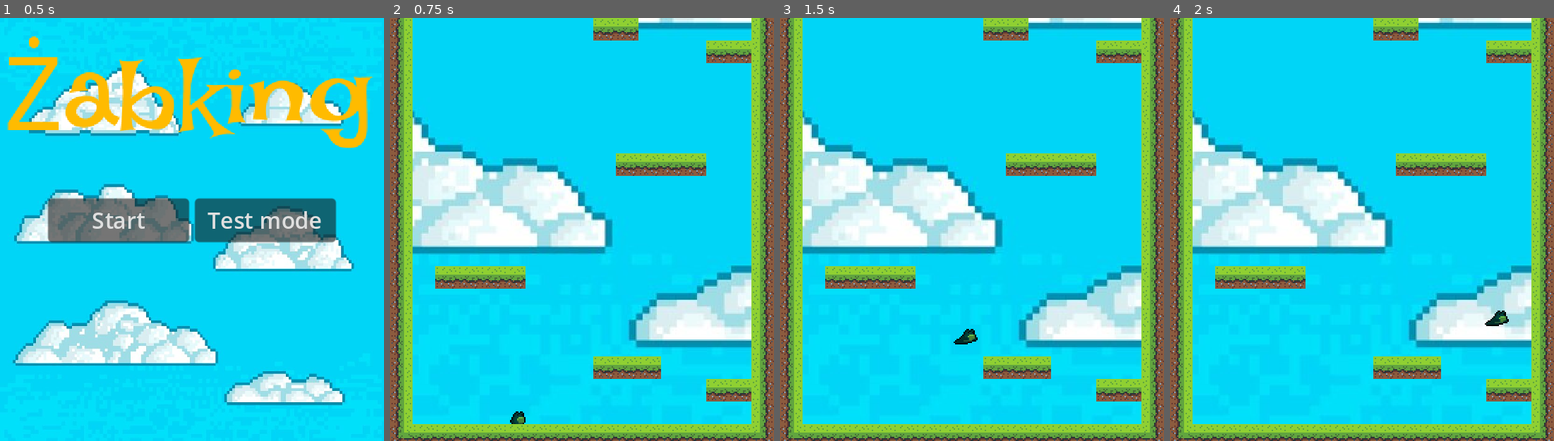
Above: before the commit, frames 1-4 (left to right).
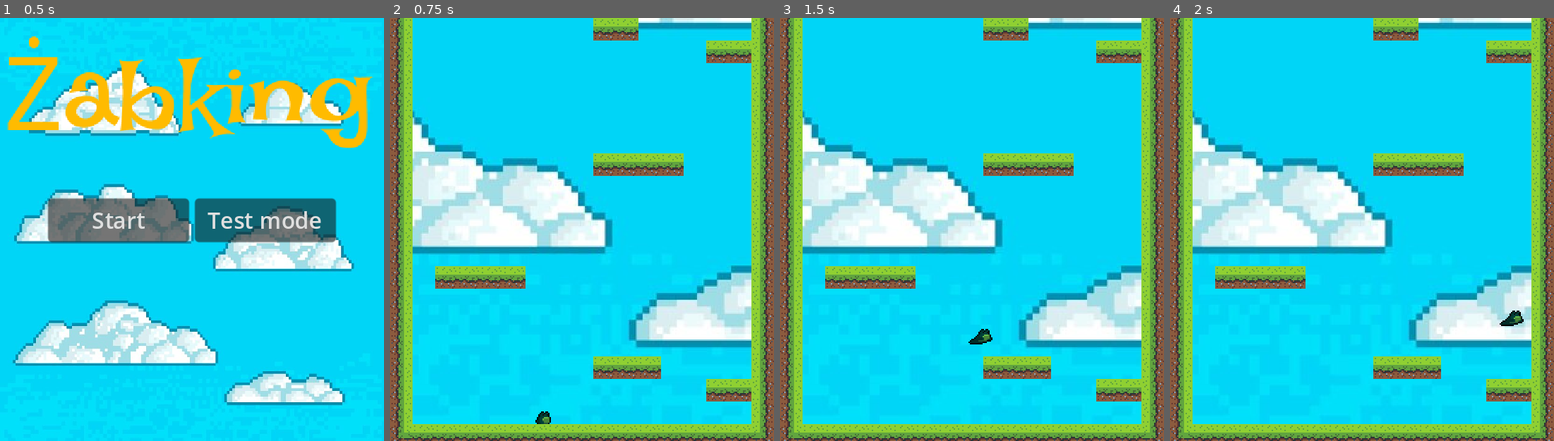
Above: after the commit, the same moments.

Repository: Szymii/GGame
Game: Godot game, scene res://scene/menu.tscn
Same seed, same stepped clock (60 frames per second), same inputs: the game is played once before the commit and once after it.
Inputs:
- Up to frame 1 (0.5 s): no input
- Up to frame 2 (0.75 s): click "Test mode" at 0.5 s
- Up to frame 3 (1.5 s): tap Enter at 1.25 s; hold D (right) from 1.28 s (still down); hold Space (jump) from 1.28 s (still down)
- Up to frame 4 (2 s): keep holding D (right); keep holding Space (jump)

Frame 1 is identical in both runs. In frame 2, 0.8% of the frame differs, in the area x 31-83%, y 32-96%; in frame 3, 0.9%, in the area x 45-83%, y 32-78%; in frame 4, 0.9%.

Commit message:
End game screen

Diff:
--- a/scene/level_0.tscn
+++ b/scene/level_0.tscn
@@ -1,8 +1,11 @@
-[gd_scene load_steps=19 format=3 uid="uid://btw7vn3q17fe8"]
+[gd_scene load_steps=25 format=3 uid="uid://btw7vn3q17fe8"]
 
 [ext_resource type="PackedScene" uid="uid://cvjwnqgvotkkw" path="res://scene/player.tscn" id="1_1i13n"]
 [ext_resource type="Texture2D" uid="uid://bsfmk8xows7k6" path="res://assets/sky.jpg" id="1_h6rja"]
 [ext_resource type="Texture2D" uid="uid://b6wchadkeuqgc" path="res://assets/terrain.png" id="2_dc666"]
+[ext_resource type="Script" path="res://scripts/level_end.gd" id="4_tjqrw"]
+[ext_resource type="Texture2D" uid="uid://d366cj6td0qf7" path="res://assets/crown.png" id="5_ko65h"]
+[ext_resource type="Texture2D" uid="uid://wctivtrxvpnd" path="res://assets/GG.png" id="6_miyhg"]
 
 [sub_resource type="TileSetAtlasSource" id="TileSetAtlasSource_oclxs"]
 texture = ExtResource("2_dc666")
@@ -14,6 +17,12 @@
 
 [sub_resource type="TileSet" id="TileSet_fhwsr"]
 sources/0 = SubResource("TileSetAtlasSource_oclxs")
+
+[sub_resource type="RectangleShape2D" id="RectangleShape2D_lyc6t"]
+size = Vector2(36.5782, 18.4072)
+
+[sub_resource type="RectangleShape2D" id="RectangleShape2D_b8ie7"]
+size = Vector2(54.8479, 18.4072)
 
 [sub_resource type="RectangleShape2D" id="RectangleShape2D_lkxh8"]
 size = Vector2(270, 14.25)
@@ -40,10 +49,10 @@
 size = Vector2(32, 16.25)
 
 [sub_resource type="RectangleShape2D" id="RectangleShape2D_sjokl"]
-size = Vector2(16.5, 16.125)
+size = Vector2(16.25, 16.125)
 
 [sub_resource type="RectangleShape2D" id="RectangleShape2D_qpu6d"]
-size = Vector2(111.875, 16.25)
+size = Vector2(112, 16.25)
 
 [sub_resource type="RectangleShape2D" id="RectangleShape2D_pku75"]
 size = Vector2(15, 552)
@@ -54,6 +63,9 @@
 [sub_resource type="RectangleShape2D" id="RectangleShape2D_wh7t4"]
 size = Vector2(270, 20)
 
+[sub_resource type="RectangleShape2D" id="RectangleShape2D_f13vq"]
+size = Vector2(20, 11.5)
+
 [node name="Level_0" type="Node2D"]
 position = Vector2(-16, -284)
 
@@ -61,9 +73,10 @@
 position = Vector2(126, -74)
 scale = Vector2(0.875303, 0.875303)
 texture = ExtResource("1_h6rja")
+metadata/_edit_lock_ = true
 
 [node name="Player" parent="." instance=ExtResource("1_1i13n")]
-position = Vector2(107, 264)
+position = Vector2(125, 272)
 
 [node name="Camera2D" type="Camera2D" parent="Player"]
 position = Vector2(-1, 0)
@@ -75,9 +88,19 @@
 [node name="TileMap" type="TileMap" parent="."]
 tile_set = SubResource("TileSet_fhwsr")
 format = 2
-layer_0/tile_data = PackedInt32Array(983041, 65536, 0, 10485 …(1563 unchanged characters)… 039, 65536, 0, -917503, 65536, 0, -786426, 0, 0, -786425, 0, 0, -786424, 0, 0, -786423, 0, 0, -786422, 0, 0, -786421, 0, 0, -786420, 0, 0, -524286, 0, 0, -262139, 0, 0, -262138, 0, 0, 655366, 0, 0, 655365, 0, 0, 655364, 0, 0, 655363, 0, 0, 327691, 0, 0, 327692, 0, 0, 327693, 0, 0, 327694, 0, 0, 15, 0, 0, 16, 0, 0, -65526, 0, 0, -65525, 0, 0)
+layer_0/tile_data = PackedInt32Array(983041, 65536, 0, 10485 …(1563 unchanged characters)… 039, 65536, 0, -917503, 65536, 0, -786425, 0, 0, -786424, 0, 0, -786423, 0, 0, -786422, 0, 0, -786421, 0, 0, -786420, 0, 0, -262139, 0, 0, -262138, 0, 0, 655366, 0, 0, 655365, 0, 0, 655364, 0, 0, 655363, 0, 0, 327691, 0, 0, 327692, 0, 0, 327693, 0, 0, 15, 0, 0, 16, 0, 0, -65526, 0, 0, -65525, 0, 0, 327690, 0, 0, -393214, 0, 0, -589813, 0, 0, -589812, 0, 0, -589811, 0, 0, -786419, 0, 0, -524282, 0, 0, -524281, 0, 0)
 
 [node name="flors" type="StaticBody2D" parent="."]
+
+[node name="CollisionShape2D11" type="CollisionShape2D" parent="flors"]
+position = Vector2(112, -120)
+scale = Vector2(0.875303, 0.875303)
+shape = SubResource("RectangleShape2D_lyc6t")
+
+[node name="CollisionShape2D12" type="CollisionShape2D" parent="flors"]
+position = Vector2(200, -136)
+scale = Vector2(0.875303, 0.875303)
+shape = SubResource("RectangleShape2D_b8ie7")
 
 [node name="CollisionShape2D" type="CollisionShape2D" parent="flors"]
 position = Vector2(152, 279.125)
@@ -104,7 +127,7 @@
 shape = SubResource("RectangleShape2D_xpus8")
 
 [node name="CollisionShape2D6" type="CollisionShape2D" parent="flors"]
-position = Vector2(208, 88.25)
+position = Vector2(192, 88)
 shape = SubResource("RectangleShape2D_8r8vw")
 
 [node name="CollisionShape2D7" type="CollisionShape2D" parent="flors"]
@@ -112,11 +135,11 @@
 shape = SubResource("RectangleShape2D_yc3xw")
 
 [node name="CollisionShape2D8" type="CollisionShape2D" parent="flors"]
-position = Vector2(39.75, -119.938)
+position = Vector2(39.875, -88)
 shape = SubResource("RectangleShape2D_sjokl")
 
 [node name="CollisionShape2D9" type="CollisionShape2D" parent="flors"]
-position = Vector2(152.063, -183.875)
+position = Vector2(168, -183.875)
 shape = SubResource("RectangleShape2D_qpu6d")
 
 [node name="walls" type="StaticBody2D" parent="."]
@@ -132,3 +155,23 @@
 [node name="CollisionShape2D3" type="CollisionShape2D" parent="walls"]
 position = Vector2(152, -281)
 shape = SubResource("RectangleShape2D_wh7t4")
+
+[node name="LevelEnd" type="Area2D" parent="."]
+position = Vector2(168, -194)
+script = ExtResource("4_tjqrw")
+
+[node name="CollisionShape2D" type="CollisionShape2D" parent="LevelEnd"]
+position = Vector2(0, -4.75)
+shape = SubResource("RectangleShape2D_f13vq")
+
+[node name="Crown" type="Sprite2D" parent="LevelEnd"]
+position = Vector2(0, -6)
+scale = Vector2(0.791667, 0.791667)
+texture = ExtResource("5_ko65h")
+
+[node name="GG" type="Sprite2D" parent="LevelEnd"]
+visible = false
+position = Vector2(-15, -17)
+texture = ExtResource("6_miyhg")
+
+[connection signal="body_entered" from="LevelEnd" to="LevelEnd" method="_on_body_entered"]
--- a/scene/player.tscn
+++ b/scene/player.tscn
@@ -1,9 +1,13 @@
-[gd_scene load_steps=10 format=3 uid="uid://cvjwnqgvotkkw"]
+[gd_scene load_steps=14 format=3 uid="uid://cvjwnqgvotkkw"]
 
 [ext_resource type="Script" path="res://scripts/player.gd" id="1_dhr2r"]
 [ext_resource type="Texture2D" uid="uid://chrhdmjj4edkc" path="res://assets/frog.png" id="1_qlwa2"]
 [ext_resource type="Script" path="res://scripts/composable/free_jump.gd" id="2_8m8vy"]
 [ext_resource type="Script" path="res://scripts/composable/jump_king_jump.gd" id="4_uj2qe"]
+[ext_resource type="Texture2D" uid="uid://bkk0ta5nw1gsd" path="res://assets/bar_under.png" id="5_hl8hp"]
+[ext_resource type="Texture2D" uid="uid://d4da3dvhpblo8" path="res://assets/bar_over.png" id="6_b5u3g"]
+[ext_resource type="Texture2D" uid="uid://dre8hovyfe4w5" path="res://assets/bar_fill.png" id="7_gqgcg"]
+[ext_resource type="Script" path="res://scripts/composable/jump_bar.gd" id="8_58n0n"]
 
 [sub_resource type="RectangleShape2D" id="RectangleShape2D_bf17w"]
 size = Vector2(11, 9.25)
@@ -43,6 +47,7 @@
 resource_name = "move"
 length = 0.4
 loop_mode = 1
+step = 0.05
 tracks/0/type = "value"
 tracks/0/imported = false
 tracks/0/enabled = true
@@ -50,7 +55,7 @@
 tracks/0/interp = 1
 tracks/0/loop_wrap = true
 tracks/0/keys = {
-"times": PackedFloat32Array(0, 0.1, 0.2, 0.3),
+"times": PackedFloat32Array(0, 0.05, 0.2, 0.3),
 "transitions": PackedFloat32Array(1, 1, 1, 1),
 "update": 1,
 "values": [0, 1, 2, 0]
@@ -84,5 +89,16 @@
 [node name="FreeJump" type="Node" parent="."]
 script = ExtResource("2_8m8vy")
 
-[node name="JumpKingJump" type="Node" parent="."]
+[node name="JumpKingJump" type="Node2D" parent="."]
 script = ExtResource("4_uj2qe")
+
+[node name="JumpBar" type="TextureProgressBar" parent="JumpKingJump" node_paths=PackedStringArray("jump")]
+offset_left = -12.0
+offset_top = -23.0
+offset_right = 12.0
+offset_bottom = -15.0
+texture_under = ExtResource("5_hl8hp")
+texture_over = ExtResource("6_b5u3g")
+texture_progress = ExtResource("7_gqgcg")
+script = ExtResource("8_58n0n")
+jump = NodePath("..")
--- /dev/null
+++ b/scripts/composable/jump_bar.gd
@@ -0,0 +1,19 @@
+extends TextureProgressBar
+
+@export var jump: JumpKingJump
+
+func get_procent_value(_value):
+	var _min = jump.base_jump_height
+	var _max = jump.max_jump_height
+
+	return (_value - _min) / (_max - _min) * 100
+
+func _ready():
+	assert(jump, "JumpKingJump not assigned")
+
+func _process(_delta):
+	if jump.jump_height > jump.base_jump_height:
+		visible = true
+		value = get_procent_value(jump.jump_height)
+	else:
+		visible = false
--- a/scripts/composable/jump_king_jump.gd
+++ b/scripts/composable/jump_king_jump.gd
@@ -33,11 +33,11 @@
 	if owner.velocity.y < 0:
 		return ((2.0 * jump_height) / (_time_to_pick * _time_to_pick * 2))
 	else:
-		return ((2.0 * jump_height) / (_time_to_fall * _time_to_fall))
+		return ((2.0 * jump_height) / (_time_to_fall * _time_to_fall) * 2.4)
 
 func jump() -> void:
 	if Input.is_action_pressed("jump") and jump_height < max_jump_height:
-		# 3 sec is max jump loading time
+		# 1.5 sec is max jump loading time
 		jump_height += (max_jump_height - base_jump_height) / 90
 
 	if Input.is_action_just_released("jump"):
@@ -45,7 +45,7 @@
 		owner.velocity.y = -jump_velocity()
 
 func move() -> void:
-	owner.velocity.x = clamp(Input.get_axis("left", "right") * 100, -1.0, 1.0) * speed
+	owner.velocity.x = clamp(Input.get_axis("left", "right") * 100, -1.0, 1.0) * speed / 2
 
 func set_jump_direction() -> void:
 		if Input.is_action_just_pressed("left"):
--- /dev/null
+++ b/scripts/level_end.gd
@@ -0,0 +1,9 @@
+extends Area2D
+
+@onready var crown = $Crown
+@onready var gg = $GG
+
+func _on_body_entered(_body):
+	crown.queue_free()
+	gg.visible = true
+	get_tree().paused = true
--- a/scripts/player.gd
+++ b/scripts/player.gd
@@ -29,7 +29,6 @@
 
 func _physics_process(_delta):
 	if velocity.x != 0:
-		print(velocity.x < 0)
 		sprite.flip_h = (velocity.x < 0)
 
 	paly_animation()
Binary file added: assets/GG.png
Not shown, added: assets/GG.png.import
Binary file added: assets/bar_fill.png
Not shown, added: assets/bar_fill.png.import
Binary file added: assets/bar_over.png
Not shown, added: assets/bar_over.png.import
Binary file added: assets/bar_under.png
Not shown, added: assets/bar_under.png.import
